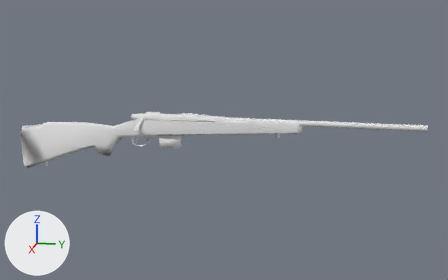
One commit to the FBX model media/models_x/weapons/Firearms/BoltActionRifle_Mag.fbx: the scene before it, then after it.
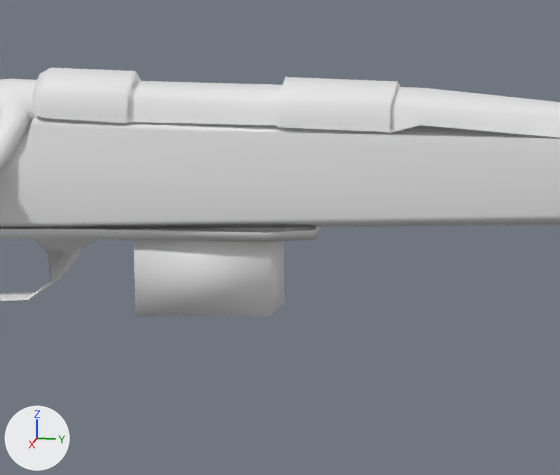
Each version appears first whole from a 50 mm lens placed at (0.00996, 0.00404, 0.00249), pointed at (-0.00001, 0.00204, 0.0), and next in a close-up on the part from 31% to 50% of the width and 36% to 61% of the height. Arrows for +X, +Y and +Z are at lower left; the lights stay in place. Where no turn or scale is listed for an object, it has been applied to the vertices.

In view in the first close-up: 'BoltActionRifle_LP'.
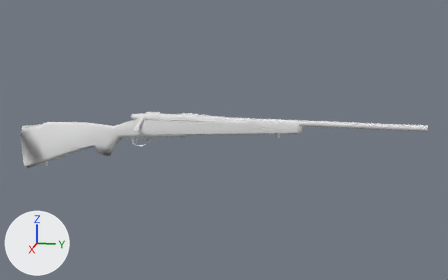
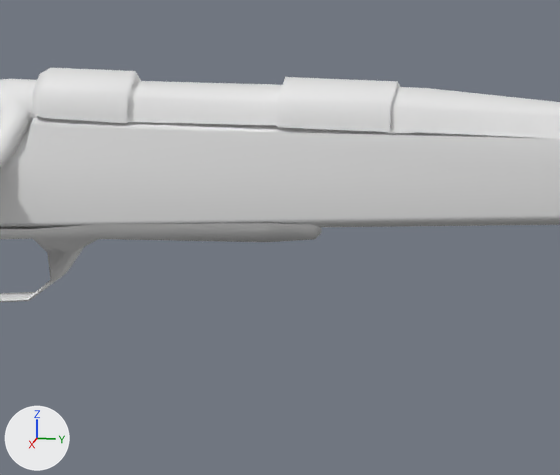
The newer file is also rescaled (x100.0) as a whole; pictures and numbers use the older file's frame.

Boxes (x1, y1, x2, y2) around the edits, measured in the close-ups (560 x 475 px; the box of a moved part takes in the faces that stretch with it):
'BoltActionRifle_LP', reshaped: before (0, 68, 560, 316); after (0, 68, 560, 302)
part 1 of me_model700_plane_038, deleted: before (134, 228, 285, 316)
part 2 of me_model700_plane_038, moved or reshaped: (32, 108, 560, 242) in both

The change, as a diff of the scene's bpy script:
```diff
--- a/media/models_x/weapons/Firearms/BoltActionRifle_Mag.fbx.py
+++ b/media/models_x/weapons/Firearms/BoltActionRifle_Mag.fbx.py
@@ me_model700_plane_038 @@
 me_model700_plane_038.from_pydata(...)  # 287 vertices, 236 faces; spans x -0.00011..0.00024, y -0.00164..0.00529, z -0.0007..0.00043
 # used by ob_boltactionrifle_lp; location = (0.0, 0.0, 0.0)
 # verts and faces of me_model700_plane_038; kept vertices keep their numbers, new ones are numbered from 287
 # before: 54 (0.00004, 0.00139, 0.00006) at pixel (314, 229), 57 (0.0001, 0.00128, 0.00006) at pixel (266, 232), 62 (0.00008, 0.00085, 0.00004) at pixel (98, 229), 111 (-0.00004, 0.00139, 0.00006), 113 (-0.0001, 0.00128, 0.00006)
 # before: 118 (-0.00008, 0.00085, 0.00004), 156 (-0.00008, 0.00167, 0.00034), 159 (0.00008, 0.00167, 0.00034) at pixel (420, 125)
+# me_model700_plane_038 part 1: the loose piece of 8 vertices spanning x -0.00007..0.00007, y 0.00093..0.00128, z -0.00018..0.00004 is deleted
+# me_model700_plane_038 part 2
+for i in [57, 62, 113, 118]: verts[i] += (0.0, 0.0, 0.00002)
+verts[54] = (0.00004, 0.00139, 0.00007)  # moved, pixel (314, 224)
+verts[111] = (-0.00004, 0.00139, 0.00007)  # moved
+verts[156] = (-0.00008, 0.00167, 0.00032)  # moved
+verts[159] = (0.00008, 0.00167, 0.00032)  # moved, pixel (420, 132)
 me_model700_plane_038.materials.append(mat_huntingrifle_plastic)
```
